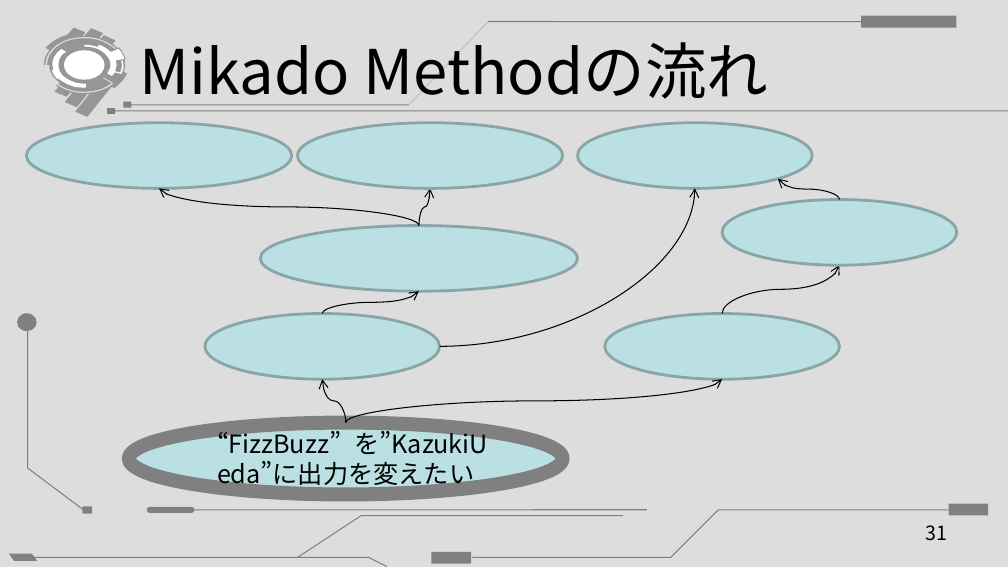
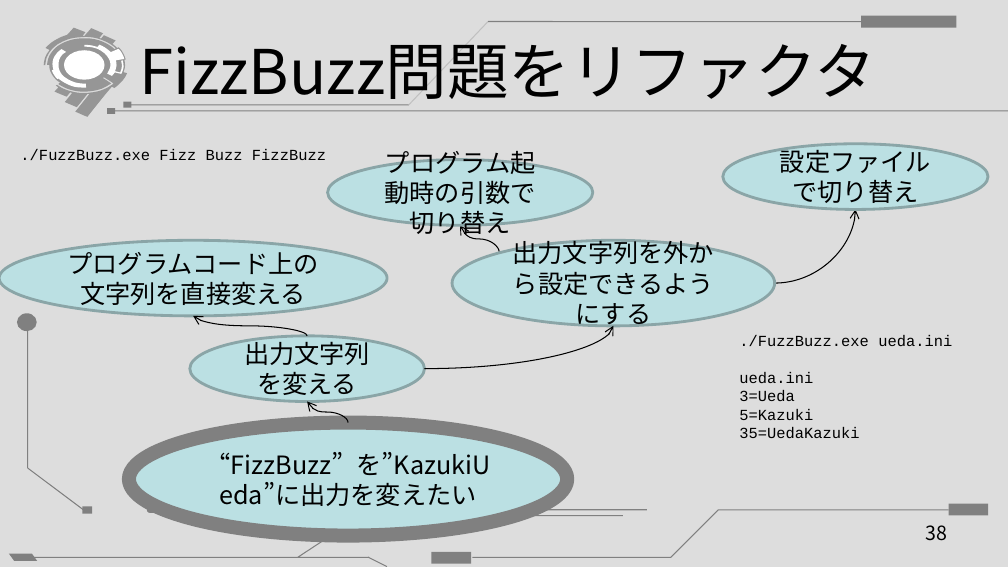
Before and after one commit to oreshio/presentation, a slide deck: slide 38 of 20150427_tefdo_MikadoMethod/201504xx_MikadoMethod.pptx (slide 31 before the commit). Drawn at 1008x567 pixels with LibreOffice and Linux fonts; fonts in the diff are those of the drawing. Boxes give left, top, right and bottom in pixels: in the first picture for what was removed or moved away, otherwise in the second. Text is boxed around its words. In the diff, an @@ line names an element or a change of style, - is before the commit and + after.

```diff
--- a/20150427_tefdo_MikadoMethod/201504xx_MikadoMethod.pptx
+++ b/20150427_tefdo_MikadoMethod/201504xx_MikadoMethod.pptx
@@ title at <box>139,44,875,105</box>: text changed @@
-Mikado Methodの流れ
+FizzBuzz問題をリファクタ
@@ text added at <box>20,149,326,160</box>, 11 pt, text #000000 @@
+./FuzzBuzz.exe Fizz Buzz FizzBuzz
@@ ellipse removed at <box>26,123,291,188</box> @@
@@ ellipse removed at <box>578,123,812,188</box> @@
@@ ellipse added at <box>723,144,988,210</box>, fill #BBE0E3, outline #8AA6A8 2 pt, 18 pt, text #000000 @@
+設定ファイルで切り替え
@@ ellipse "プログラム起動時の引数で切り替え": place and size @@
-ellipse "プログラム起動時の引数で切り替え" at <box>297,123,562,188</box>
+ellipse "プログラム起動時の引数で切り替え" at <box>328,159,593,225</box>
@@ text in ellipse at <box>385,151,536,239</box>: text added @@
+プログラム起動時の引数で切り替え
@@ curved arrow removed from (840, 200) to (778, 178) @@
@@ curved arrow removed from (439, 347) to (695, 188) @@
@@ ellipse removed at <box>722,200,957,265</box> @@
@@ ellipse removed at <box>260,226,578,291</box> @@
@@ curved arrow moved from (419, 226) - (430, 188) to (499, 253) - (461, 225) @@
@@ curved arrow moved from (419, 226) - (159, 188) to (775, 283) - (856, 210) @@
@@ ellipse added at <box>0,240,387,316</box>, fill #BBE0E3, outline #8AA6A8 2 pt, 18 pt, text #000000 @@
+プログラムコード上の文字列を直接変える
@@ ellipse added at <box>453,240,775,326</box>, fill #BBE0E3, outline #8AA6A8 2 pt, 18 pt, text #000000 @@
+出力文字列を外から設定できるようにする
@@ curved arrow removed from (722, 313) to (840, 265) @@
@@ curved arrow moved from (323, 313) - (419, 291) to (307, 336) - (194, 316) @@
@@ curved arrow moved from (346, 422) - (722, 379) to (424, 369) - (614, 326) @@
@@ ellipse removed at <box>605,313,840,379</box> @@
@@ ellipse "出力文字列を変える": place and size @@
-ellipse "出力文字列を変える" at <box>205,313,439,379</box>
+ellipse "出力文字列を変える" at <box>190,336,424,401</box>
@@ text in ellipse at <box>244,337,370,400</box>: text added @@
+出力文字列を変える
@@ text added at <box>739,335,952,438</box>, 11 pt, text #000000 @@
+./FuzzBuzz.exe ueda.ini
+ueda.ini
+3=Ueda
+5=Kazuki
+35=UedaKazuki
@@ curved arrow moved from (346, 422) - (323, 379) to (348, 422) - (307, 401) @@
@@ ellipse "“FizzBuzz”を”KazukiUeda”に出力を変えたい": place and size @@
-ellipse "“FizzBuzz”を”KazukiUeda”に出力を変えたい" at <box>129,422,562,494</box>
+ellipse "“FizzBuzz”を”KazukiUeda”に出力を変えたい" at <box>129,422,568,535</box>
@@ page number at <box>926,525,948,541</box>: text changed @@
-31
+38
```
Also in this commit, not shown: 9 other slides changed, 7 slides added.
